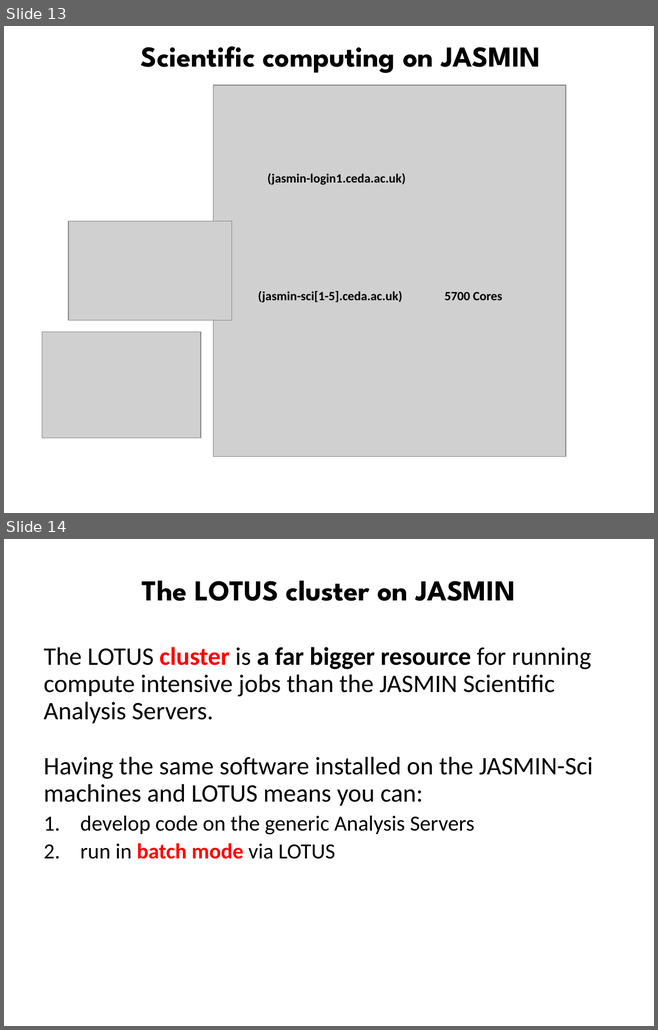
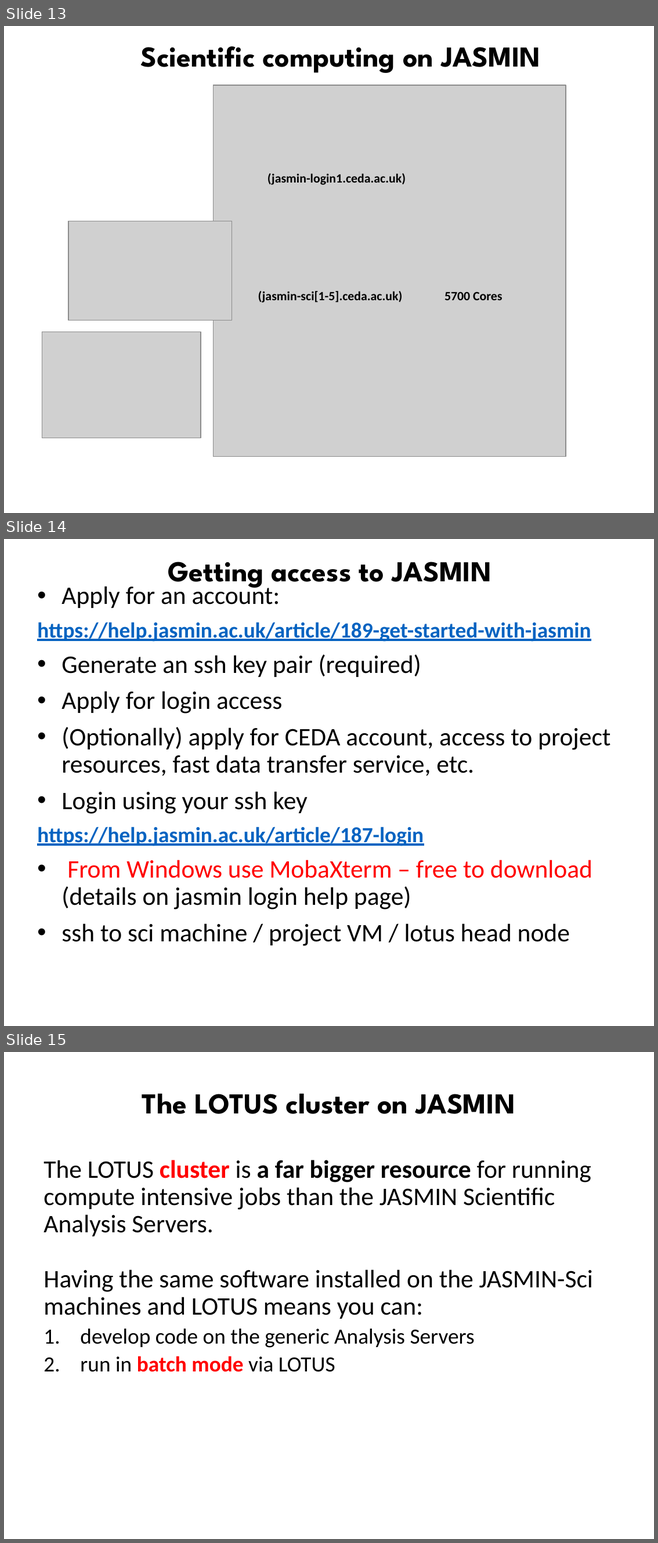
Before and after one commit to ncasuk/ncas-isc, a slide deck: overview_presentations/Parallel_Processing_Large_Data.pptx. Shown one above the other, each under a label of ours: slides 13 and 14 before the commit, slides 13, 14 and 15 after it. The pictures are 658x1030 and 658x1543 pixels, drawn with LibreOffice and Linux fonts; fonts in the diff are those of the drawing; grey boxes stand for pictures; background and template pictures are left out. Boxes give left, top, right and bottom in pixels: in the first picture for what was removed or moved away, otherwise in the second. Text is boxed around its words. In the diff, an @@ line names an element or a change of style, - is before the commit and + after.

Commit message:
Added slide on accessing JASMIN / MobaXTerm

```diff
--- a/overview_presentations/Parallel_Processing_Large_Data.pptx
+++ b/overview_presentations/Parallel_Processing_Large_Data.pptx
@@ slide 14 added at (4, 539, 654, 1026), background picture (left out) @@
@@ title added at (168, 562, 491, 588), 32 pt, text #000000, bold @@
+Getting access to JASMIN
@@ text added at (37, 583, 610, 946), 28 pt, text #000000 @@
+• Apply for an account:
+https://help.jasmin.ac.uk/article/189-get-started-with-jasmin
+• Generate an ssh key pair (required)
+• Apply for login access
+• (Optionally) apply for CEDA account, access to project resources, fast data transfer service, etc.
+• Login using your ssh key
+https://help.jasmin.ac.uk/article/187-login
+• From Windows use MobaXterm – free to download (details on jasmin login help page)
+• ssh to sci machine / project VM / lotus head node
@@ what was slide 14 is now slide 15 @@
```
Also in this commit, not shown: 2 slides changed, 1 other file.
